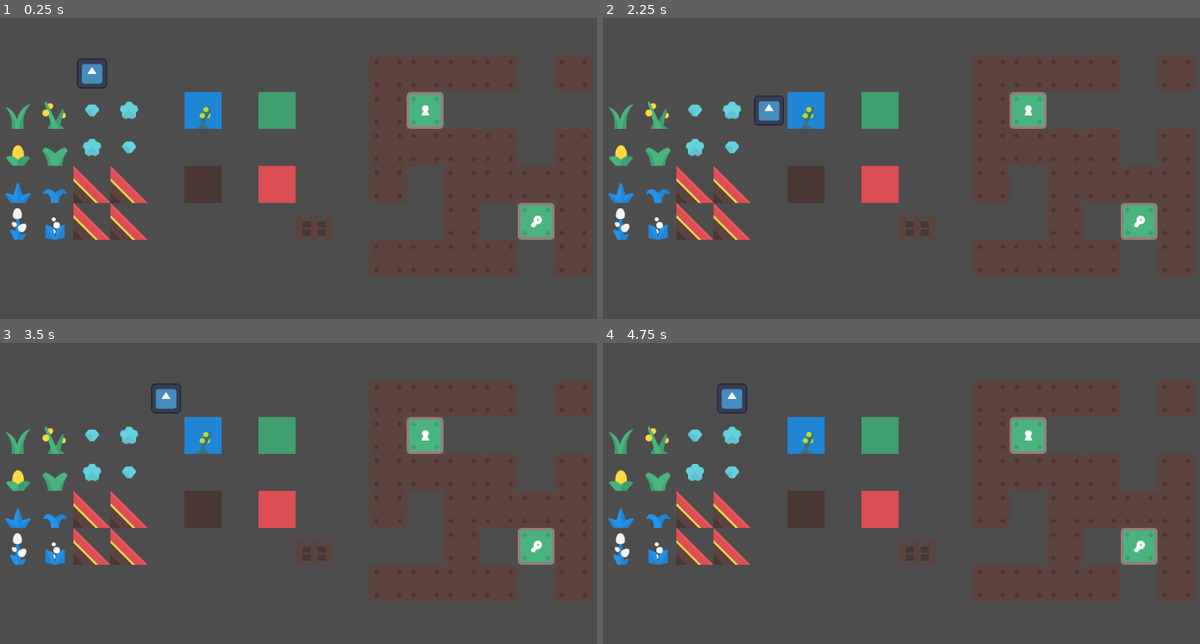
Above: before the commit, frames 1-4 (two rows, left to right).
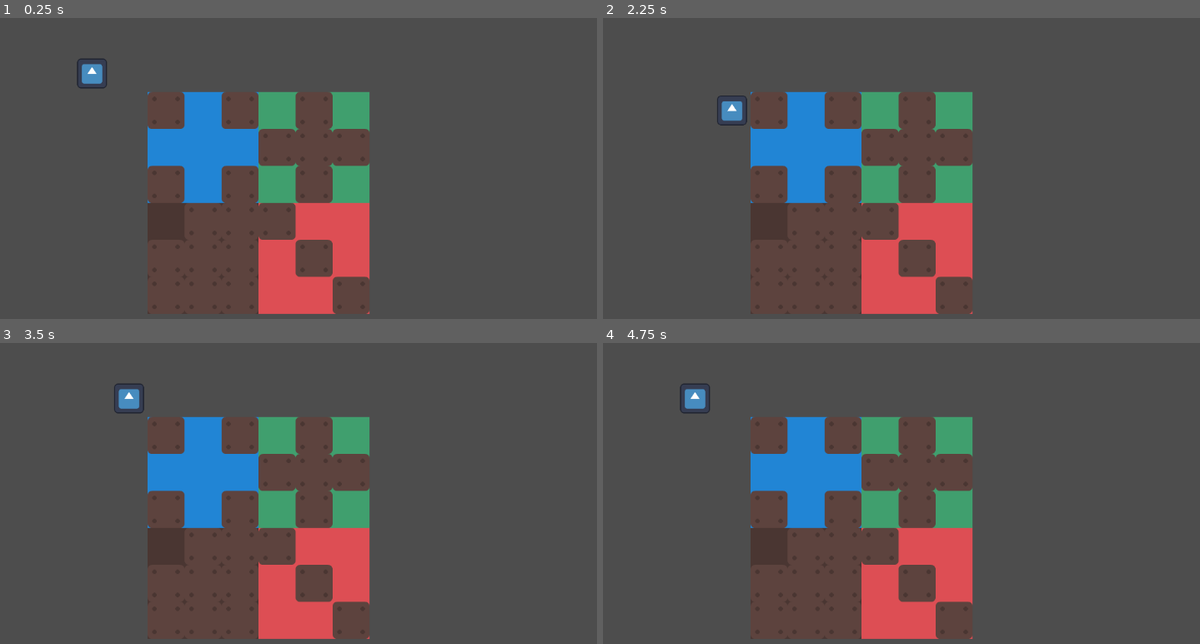
Above: after the commit, the same moments.

Repository: Mardiros129/HocusPocus
Game: Godot game, scene res://Levels/test_map.tscn
Two runs of this game, one before a commit and one after it. Both use one fixed random seed, a clock stepped at 60 frames per second and the inputs below. Before the commit the project starts from res://Levels/main.tscn. The engine's default icon, where the game draws it, is replaced by a stand-in: a white triangle on a blue panel in a dark square.
Inputs:
- Up to frame 1 (0.25 s): no input
- Up to frame 2 (2.25 s): tap Enter at 0.5, 2 s; hold Right (move_right) 0.53-1.28 s; tap Space at 1.25 s; hold Down (move_down) 1.28-2.03 s; hold Right (move_right) from 2.03 s (still down)
- Up to frame 3 (3.5 s): tap Space at 2.75 s; release Right (move_right) at 2.78 s; hold Up (move_up) from 2.78 s (still down)
- Up to frame 4 (4.75 s): tap Enter at 3.5 s; release Up (move_up) at 3.53 s; hold Left (move_left) from 3.53 s (still down); tap Space at 4.25 s

The runs differ from the first frame. In frame 1, 17% of the frame differs, in the area x 0-99%, y 13-99%; in frame 2, 17%; in frame 3, 17%; in frame 4, 17%.

Commit message:
Collision

Diff:
--- a/Levels/GameWorld.gd
+++ b/Levels/GameWorld.gd
@@ -2,6 +2,7 @@
 
 @export var map_size = 100
 @export var movable_layer: int
+var character
 
 
 func _on_rotator_get_quadrants(layer, rotator):
@@ -95,7 +96,6 @@
 
 # ***** Need to refactor later, very icky *****
 func rotate_character(quadrant0: Array[Vector2i], quadrant1: Array, quadrant2: Array, quadrant3: Array, go_right: bool):
-	var character = get_node("Character")
 	var char_loc:Vector2i = character.location
 
 	for n in quadrant0.size():
@@ -122,3 +122,9 @@
 				character.move_to_loc(quadrant0[n])
 			else:
 				character.move_to_loc(quadrant2[n])
+
+func _on_child_entered_tree(node):
+	if node.name == "Character":
+		character = get_node("Character")
+		character.game_world = self
+		disconnect("child_entered_tree", Callable(self, "_on_child_entered_tree"))
--- a/Levels/main.tscn
+++ b/Levels/game_world.tscn
@@ -1,13 +1,11 @@
-[gd_scene load_steps=14 format=3 uid="uid://dpdcsyvbm48qb"]
+[gd_scene load_steps=7 format=3 uid="uid://dqsurrrqxrtqf"]
 
-[ext_resource type="Script" path="res://Levels/main.gd" id="1_3oewu"]
-[ext_resource type="Texture2D" uid="uid://q5cfqqr73jnw" path="res://tilesheet_complete.png" id="1_6lts0"]
-[ext_resource type="PackedScene" uid="uid://cq3c2h875hxmb" path="res://character.tscn" id="3_3b2in"]
-[ext_resource type="Script" path="res://Levels/GameWorld.gd" id="4_p05uu"]
-[ext_resource type="PackedScene" uid="uid://cxu8nwf2krlkw" path="res://Rotation/rotator.tscn" id="5_3et3l"]
+[ext_resource type="Texture2D" uid="uid://q5cfqqr73jnw" path="res://tilesheet_complete.png" id="1_unfch"]
+[ext_resource type="PackedScene" uid="uid://cq3c2h875hxmb" path="res://character.tscn" id="2_fppg3"]
+[ext_resource type="Script" path="res://Levels/GameWorld.gd" id="3_si6em"]
 
 [sub_resource type="TileSetAtlasSource" id="TileSetAtlasSource_ldaek"]
-texture = ExtResource("1_6lts0")
+texture = ExtResource("1_unfch")
 texture_region_size = Vector2i(64, 64)
 0:0/0 = 0
 0:0/0/physics_layer_0/linear_velocity = Vector2(0, 0)
@@ -605,9 +603,11 @@
 16:8/0 = 0
 16:8/0/physics_layer_0/linear_velocity = Vector2(0, 0)
 16:8/0/physics_layer_0/angular_velocity = 0.0
+16:8/0/custom_data_1 = true
 17:8/0 = 0
 17:8/0/physics_layer_0/linear_velocity = Vector2(0, 0)
 17:8/0/physics_layer_0/angular_velocity = 0.0
+17:8/0/custom_data_1 = true
 18:8/0 = 0
 18:8/0/physics_layer_0/linear_velocity = Vector2(0, 0)
 18:8/0/physics_layer_0/angular_velocity = 0.0
@@ -671,9 +671,11 @@
 16:9/0 = 0
 16:9/0/physics_layer_0/linear_velocity = Vector2(0, 0)
 16:9/0/physics_layer_0/angular_velocity = 0.0
+16:9/0/custom_data_1 = true
 17:9/0 = 0
 17:9/0/physics_layer_0/linear_velocity = Vector2(0, 0)
 17:9/0/physics_layer_0/angular_velocity = 0.0
+17:9/0/custom_data_1 = true
 18:9/0 = 0
 18:9/0/physics_layer_0/linear_velocity = Vector2(0, 0)
 18:9/0/physics_layer_0/angular_velocity = 0.0
@@ -827,98 +829,31 @@
 4:1/0/physics_layer_0/polygon_0/points = PackedVector2Array(-32, -32, 32, 32, -32, 32)
 
 [sub_resource type="TileSetScenesCollectionSource" id="TileSetScenesCollectionSource_wc6m3"]
-scenes/3/scene = ExtResource("3_3b2in")
+scenes/3/scene = ExtResource("2_fppg3")
 
 [sub_resource type="TileSet" id="TileSet_771ys"]
 tile_size = Vector2i(64, 64)
 physics_layer_0/collision_layer = 1
 custom_data_layer_0/name = "Quadrant"
 custom_data_layer_0/type = 2
+custom_data_layer_1/name = "Wall"
+custom_data_layer_1/type = 1
 sources/0 = SubResource("TileSetAtlasSource_ldaek")
 sources/1 = SubResource("TileSetScenesCollectionSource_wc6m3")
 
-[sub_resource type="RectangleShape2D" id="RectangleShape2D_d47c5"]
-size = Vector2(164, 108)
-
-[sub_resource type="RectangleShape2D" id="RectangleShape2D_8pmhr"]
-size = Vector2(101, 172.5)
-
-[sub_resource type="RectangleShape2D" id="RectangleShape2D_3wlkb"]
-size = Vector2(234.5, 231.5)
-
-[sub_resource type="RectangleShape2D" id="RectangleShape2D_ri211"]
-size = Vector2(99, 100)
-
-[sub_resource type="RectangleShape2D" id="RectangleShape2D_updh1"]
-size = Vector2(357.576, 359.415)
-
-[node name="Main" type="Node2D"]
-script = ExtResource("1_3oewu")
-
-[node name="GameWorld" type="TileMap" parent="."]
+[node name="GameWorld" type="TileMap"]
 tile_set = SubResource("TileSet_771ys")
 format = 2
 layer_0/name = "Movable"
 layer_0/z_index = 1
-layer_0/tile_data = PackedInt32Array(131078, 720896, 7, 262147, 262144, 1, 262148, 262144, 1, 327684, 262144, 1, 327683, 262144, 1, 196611, 851968, 2, 131076, 851968, 2, 196612, 851968, 1, 131075, 851968, 1, 131073, 589824, 2, 131074, 655360, 3, 196609, 720896, 3, 196610, 655360, 2, 262145, 655360, 4, 262146, 720896, 4, 327681, 589824, 5, 327682, 720896, 5, 327689, 589824, 8, 262155, 1048576, 8, 262157, 1048576, 8, 327693, 1048576, 8, 393229, 1048576, 8, 393228, 1048576, 8, 393227, 1048576, 8, 196621, 1048576, 8, 196620, 1048576, 8, 196619, 1048576, 8, 131083, 1048576, 8, 65547, 1048576, 8, 65548, 1048576, 8, 65549, 1048576, 8, 65550, 1048576, 8, 196622, 1048576, 8, 196624, 1048576, 8, 65552, 1048576, 8, 262158, 1048576, 8, 262159, 1048576, 8, 262160, 1048576, 8, 327696, 1048576, 8, 393232, 1048576, 8, 393230, 1048576, 8, 327695, 1376256, 9, 131084, 1310720, 9)
 layer_1/name = "Characters"
 layer_1/z_index = 1
-layer_1/tile_data = PackedInt32Array(65539, 1, 196608)
+layer_1/tile_data = PackedInt32Array()
 layer_2/name = "Static"
 layer_2/z_index = 1
 layer_2/tile_data = PackedInt32Array()
 layer_3/name = "Rotator1"
-layer_3/tile_data = PackedInt32Array(131078, 786432, 11, 131080, 851968, 11, 262152, 917504, 11, 262150, 983040, 11)
-layer_4/name = "Rotator2"
-layer_4/tile_data = PackedInt32Array(131073, 786432, 11, 131074, 786432, 11, 196610, 786432, 11, 196609, 786432, 11, 131075, 851968, 11, 131076, 851968, 11, 196612, 851968, 11, 196611, 851968, 11, 262147, 917504, 11, 262148, 917504, 11, 327684, 917504, 11, 327683, 917504, 11, 262145, 983040, 11, 262146, 983040, 11, 327682, 983040, 11, 327681, 983040, 11)
-layer_5/name = "Rotator3"
-layer_5/tile_data = PackedInt32Array(262152, 786432, 11, 262153, 851968, 11, 327689, 917504, 11, 327688, 983040, 11)
-layer_6/name = "Rotator4"
-layer_6/tile_data = PackedInt32Array(65550, 851968, 11, 65551, 851968, 11, 65552, 851968, 11, 131088, 851968, 11, 196624, 851968, 11, 196623, 851968, 11, 196622, 851968, 11, 131086, 851968, 11, 131087, 851968, 11, 196619, 786432, 11, 262158, 917504, 11, 262159, 917504, 11, 262160, 917504, 11, 327696, 917504, 11, 393232, 917504, 11, 393231, 917504, 11, 393230, 917504, 11, 327694, 917504, 11, 327695, 917504, 11, 262155, 983040, 11, 262156, 983040, 11, 262157, 983040, 11, 327693, 983040, 11, 393229, 983040, 11, 393228, 983040, 11, 393227, 983040, 11, 327691, 983040, 11, 327692, 983040, 11, 196621, 786432, 11, 131085, 786432, 11, 65549, 786432, 11, 65548, 786432, 11, 65547, 786432, 11, 131083, 786432, 11, 131084, 786432, 11, 196620, 786432, 11)
-script = ExtResource("4_p05uu")
+layer_3/tile_data = PackedInt32Array()
+script = ExtResource("3_si6em")
 
-[node name="Rotator" parent="GameWorld" instance=ExtResource("5_3et3l")]
-layer_name = "Rotator1"
-
-[node name="CollisionShape2D" parent="GameWorld/Rotator" index="0"]
-position = Vector2(478, 193)
-shape = SubResource("RectangleShape2D_d47c5")
-
-[node name="CollisionShape2D2" type="CollisionShape2D" parent="GameWorld/Rotator"]
-position = Vector2(444.5, 225.75)
-shape = SubResource("RectangleShape2D_8pmhr")
-
-[node name="Rotator2" parent="GameWorld" instance=ExtResource("5_3et3l")]
-layer_name = "Rotator2"
-
-[node name="CollisionShape2D" parent="GameWorld/Rotator2" index="0"]
-position = Vector2(193.75, 258.25)
-shape = SubResource("RectangleShape2D_3wlkb")
-
-[node name="Rotator3" parent="GameWorld" instance=ExtResource("5_3et3l")]
-layer_name = "Rotator3"
-
-[node name="CollisionShape2D" parent="GameWorld/Rotator3" index="0"]
-position = Vector2(577, 322)
-shape = SubResource("RectangleShape2D_ri211")
-
-[node name="Rotator4" parent="GameWorld" instance=ExtResource("5_3et3l")]
-layer_name = "Rotator4"
-
-[node name="CollisionShape2D" parent="GameWorld/Rotator4" index="0"]
-position = Vector2(897.212, 256.292)
-shape = SubResource("RectangleShape2D_updh1")
-
-[connection signal="get_quadrants" from="GameWorld/Rotator" to="GameWorld" method="_on_rotator_get_quadrants"]
-[connection signal="rotate" from="GameWorld/Rotator" to="GameWorld" method="_on_rotator_rotate"]
-[connection signal="get_quadrants" from="GameWorld/Rotator2" to="GameWorld" method="_on_rotator_get_quadrants"]
-[connection signal="rotate" from="GameWorld/Rotator2" to="GameWorld" method="_on_rotator_rotate"]
-[connection signal="get_quadrants" from="GameWorld/Rotator3" to="GameWorld" method="_on_rotator_get_quadrants"]
-[connection signal="rotate" from="GameWorld/Rotator3" to="GameWorld" method="_on_rotator_rotate"]
-[connection signal="get_quadrants" from="GameWorld/Rotator4" to="GameWorld" method="_on_rotator_get_quadrants"]
-[connection signal="rotate" from="GameWorld/Rotator4" to="GameWorld" method="_on_rotator_rotate"]
-
-[editable path="GameWorld/Rotator"]
-[editable path="GameWorld/Rotator2"]
-[editable path="GameWorld/Rotator3"]
-[editable path="GameWorld/Rotator4"]
+[connection signal="child_entered_tree" from="." to="." method="_on_child_entered_tree"]
--- /dev/null
+++ b/Levels/test_map.tscn
@@ -0,0 +1,29 @@
+[gd_scene load_steps=5 format=3 uid="uid://dpdcsyvbm48qb"]
+
+[ext_resource type="Script" path="res://Levels/test_map.gd" id="1_syy3t"]
+[ext_resource type="PackedScene" uid="uid://dqsurrrqxrtqf" path="res://Levels/game_world.tscn" id="2_2upjt"]
+[ext_resource type="PackedScene" uid="uid://cxu8nwf2krlkw" path="res://Rotation/rotator.tscn" id="3_s6qug"]
+
+[sub_resource type="RectangleShape2D" id="RectangleShape2D_41ymv"]
+size = Vector2(357.5, 357)
+
+[node name="TestMap" type="Node2D"]
+script = ExtResource("1_syy3t")
+
+[node name="GameWorld" parent="." instance=ExtResource("2_2upjt")]
+layer_0/tile_data = PackedInt32Array(131077, 1048576, 8, 131079, 1048576, 8, 262149, 1048576, 8, 262151, 1048576, 8, 196616, 1048576, 8, 131081, 1048576, 8, 196618, 1048576, 8, 262153, 1048576, 8, 196617, 1048576, 8, 327688, 1048576, 8, 393225, 1048576, 8, 458762, 1048576, 8, 327686, 1048576, 8, 393223, 1048576, 8, 458759, 1048576, 8, 458758, 1048576, 8, 458757, 1048576, 8, 393221, 1048576, 8, 393222, 1048576, 8, 327687, 1048576, 8)
+layer_1/name = "Units"
+layer_1/tile_data = PackedInt32Array(65539, 1, 196608)
+layer_3/tile_data = PackedInt32Array(131077, 786432, 11, 131078, 786432, 11, 131079, 786432, 11, 196615, 786432, 11, 262151, 786432, 11, 262150, 786432, 11, 262149, 786432, 11, 196613, 786432, 11, 196614, 786432, 11, 131080, 851968, 11, 196616, 851968, 11, 262152, 851968, 11, 262153, 851968, 11, 262154, 851968, 11, 196618, 851968, 11, 131082, 851968, 11, 131081, 851968, 11, 196617, 851968, 11, 327688, 917504, 11, 327689, 917504, 11, 327690, 917504, 11, 393226, 917504, 11, 458762, 917504, 11, 458761, 917504, 11, 458760, 917504, 11, 393224, 917504, 11, 393225, 917504, 11, 327685, 983040, 11, 327686, 983040, 11, 327687, 983040, 11, 393223, 983040, 11, 458759, 983040, 11, 458758, 983040, 11, 458757, 983040, 11, 393221, 983040, 11, 393222, 983040, 11)
+
+[node name="Rotator" parent="GameWorld" instance=ExtResource("3_s6qug")]
+layer_name = "Rotator1"
+
+[node name="CollisionShape2D" parent="GameWorld/Rotator" index="0"]
+position = Vector2(512.25, 320.5)
+shape = SubResource("RectangleShape2D_41ymv")
+
+[connection signal="get_quadrants" from="GameWorld/Rotator" to="GameWorld" method="_on_rotator_get_quadrants"]
+[connection signal="rotate" from="GameWorld/Rotator" to="GameWorld" method="_on_rotator_rotate"]
+
+[editable path="GameWorld/Rotator"]
--- a/character.gd
+++ b/character.gd
@@ -1,27 +1,38 @@
 extends CharacterBody2D
 
 @onready var location = Vector2i(0, 0)
+@onready var target_loc
 
 @export var tile_size = 64
 @onready var offset
+@onready var game_world
 
 func _ready():
 	offset = tile_size / 2
 	location[0] = (position.x - offset) / tile_size
 	location[1] = (position.y - offset) / tile_size
+	target_loc = location
 
 func _input(event):
 	if event.is_action_pressed("move_right"):
-		location[0] += 1
+		target_loc[0] += 1
 	if event.is_action_pressed("move_left"):
-		location[0] -= 1
+		target_loc[0] -= 1
 	if event.is_action_pressed("move_up"):
-		location[1] -= 1
+		target_loc[1] -= 1
 	if event.is_action_pressed("move_down"):
-		location[1] += 1
+		target_loc[1] += 1
 
-	self.position = Vector2(location[0] * tile_size + offset, location[1] * tile_size + offset)
+	for n in game_world.get_layers_count():
+		var my_tile = game_world.get_cell_tile_data(n, target_loc, false)
+		if my_tile != null:
+			if my_tile.get_custom_data("Wall") == true:
+				target_loc = location
+		else:
+			location = target_loc
+			self.position = Vector2(location[0] * tile_size + offset, location[1] * tile_size + offset)
 
 func move_to_loc(loc: Vector2i):
 	location = loc
+	target_loc = loc
 	self.position = Vector2(loc.x * tile_size + offset, loc.y * tile_size + offset)
--- a/project.godot
+++ b/project.godot
@@ -11,9 +11,13 @@
 [application]
 
 config/name="Hocus Pocus"
-run/main_scene="res://Levels/main.tscn"
+run/main_scene="res://Levels/test_map.tscn"
 config/features=PackedStringArray("4.2", "Forward Plus")
 config/icon="res://icon.svg"
+
+[display]
+
+window/size/mode=2
 
 [input]
 
Renamed: Levels/main.gd -> Levels/test_map.gd
